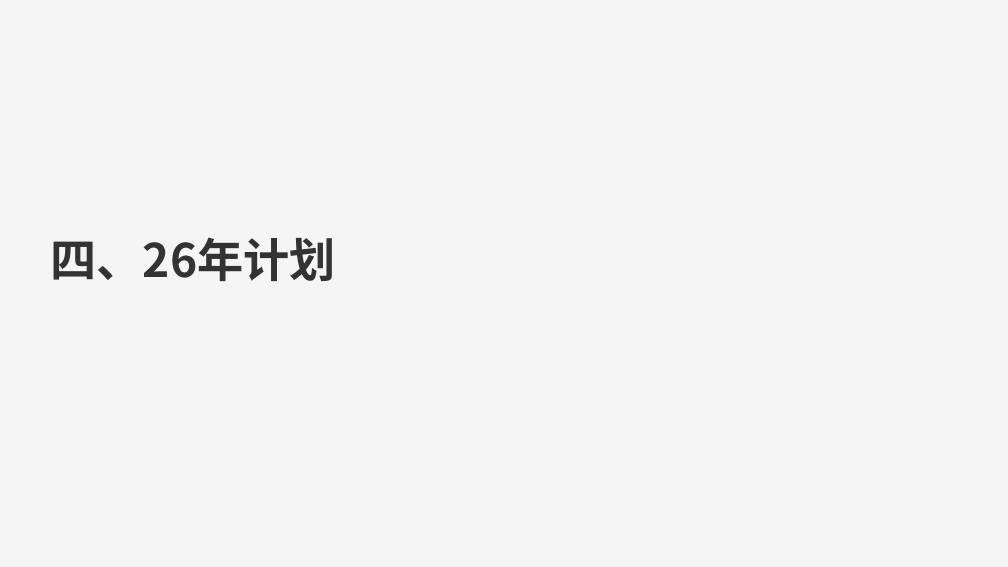
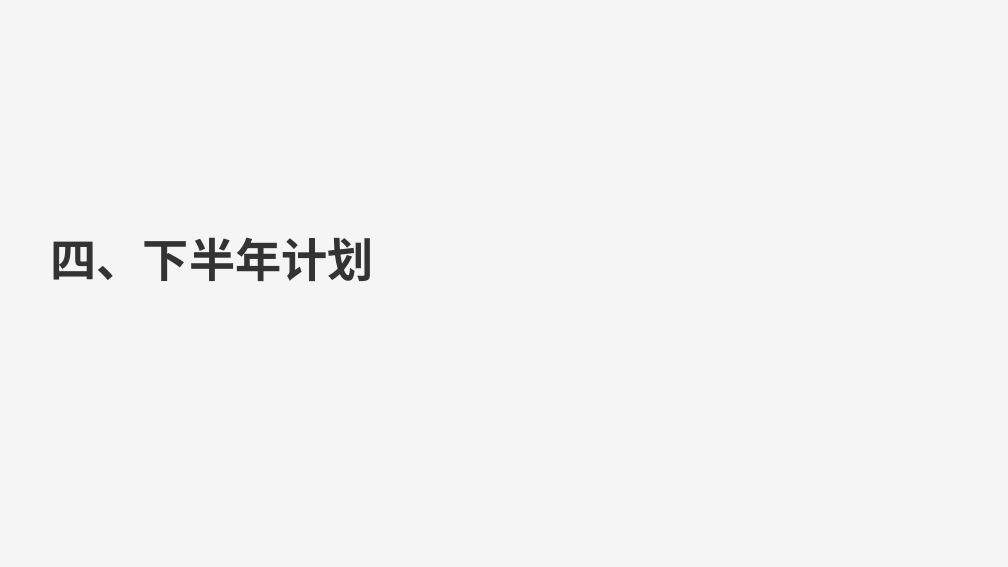
Before and after one commit to 543229143/ai_study, a slide deck: slide 16 of 26/2026年中汇报-研发部-账务组-赵鑫.pptx (slide 14 before the commit). Drawn at 1008x567 pixels with LibreOffice and Linux fonts; fonts in the diff are those of the drawing. Boxes give left, top, right and bottom in pixels: in the first picture for what was removed or moved away, otherwise in the second. Text is boxed around its words. In the diff, an @@ line names an element or a change of style, - is before the commit and + after.

```diff
--- a/26/2026年中汇报-研发部-账务组-赵鑫.pptx
+++ b/26/2026年中汇报-研发部-账务组-赵鑫.pptx
@@ text at bbox=[50, 237, 373, 281]: text changed @@
-四、26年计划
+四、下半年计划
```
Also in this commit, not shown: 6 other slides changed, 13 slides added, 11 slides removed, 5 other files.
